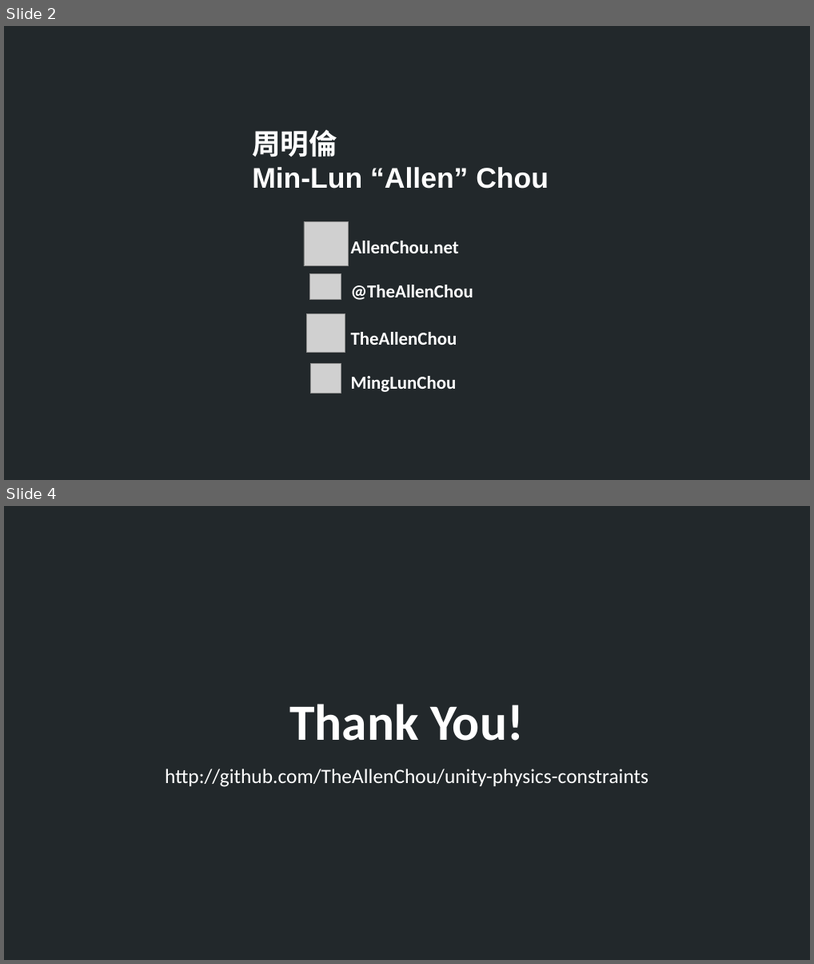
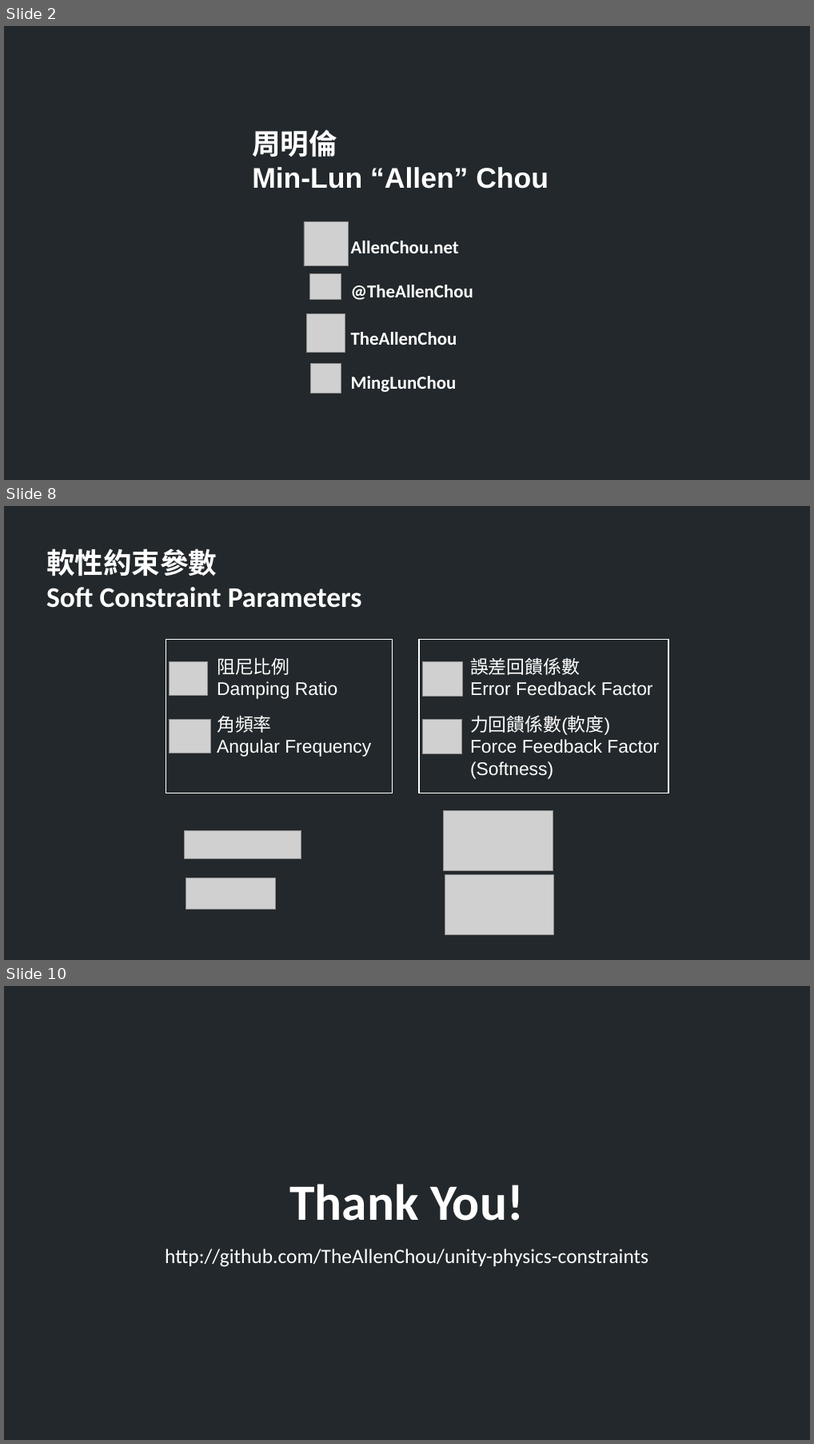
Before and after one commit to TheAllenChou/unity-physics-constraints, a slide deck: slides/03-soft-constraints-mandarin.odp. Shown one above the other, each under a label of ours: slides 2 and 4 before the commit, slides 2, 8 and 10 after it; the slides between them are not shown. The pictures are 814x964 and 814x1444 pixels, drawn with LibreOffice and Linux fonts; fonts in the diff are those of the drawing; grey boxes stand for pictures. Boxes give left, top, right and bottom in pixels: in the first picture for what was removed or moved away, otherwise in the second. Text is boxed around its words. In the diff, an @@ line names an element or a change of style, - is before the commit and + after.

```diff
--- a/slides/03-soft-constraints-mandarin.odp
+++ b/slides/03-soft-constraints-mandarin.odp
@@ slide 8 added at [4,506,810,960], background #22282B @@
@@ text added at [46,548,362,608], 28 pt, text #FFFFFF, bold @@
+軟性約束參數
+Soft Constraint Parameters
@@ rectangle added at [166,639,393,793], outline #FFFFFF 0.99 pt @@
@@ rectangle added at [420,639,669,793], outline #FFFFFF 0.99 pt @@
@@ picture added at [170,661,207,695] @@
@@ text added at [217,657,338,699], 18 pt, text #FFFFFF @@
+阻尼比例
+Damping Ratio
@@ picture added at [422,661,463,696] @@
@@ text added at [470,657,654,696], 18 pt, text #FFFFFF @@
+誤差回饋係數
+Error Feedback Factor
@@ picture added at [170,719,211,752] @@
@@ text added at [217,715,371,756], 18 pt, text #FFFFFF @@
+角頻率
+Angular Frequency
@@ picture added at [422,719,462,753] @@
@@ text added at [470,715,659,779], 18 pt, text #FFFFFF @@
+力回饋係數(軟度)
+Force Feedback Factor
+(Softness)
@@ picture added at [444,811,553,871] @@
@@ picture added at [184,830,301,858] @@
@@ picture added at [186,878,275,909] @@
@@ picture added at [446,875,554,935] @@
@@ what was slide 4 is now slide 10 @@
```
Also in this commit, not shown: 1 slide changed, 5 other slides added, 2 other files.
